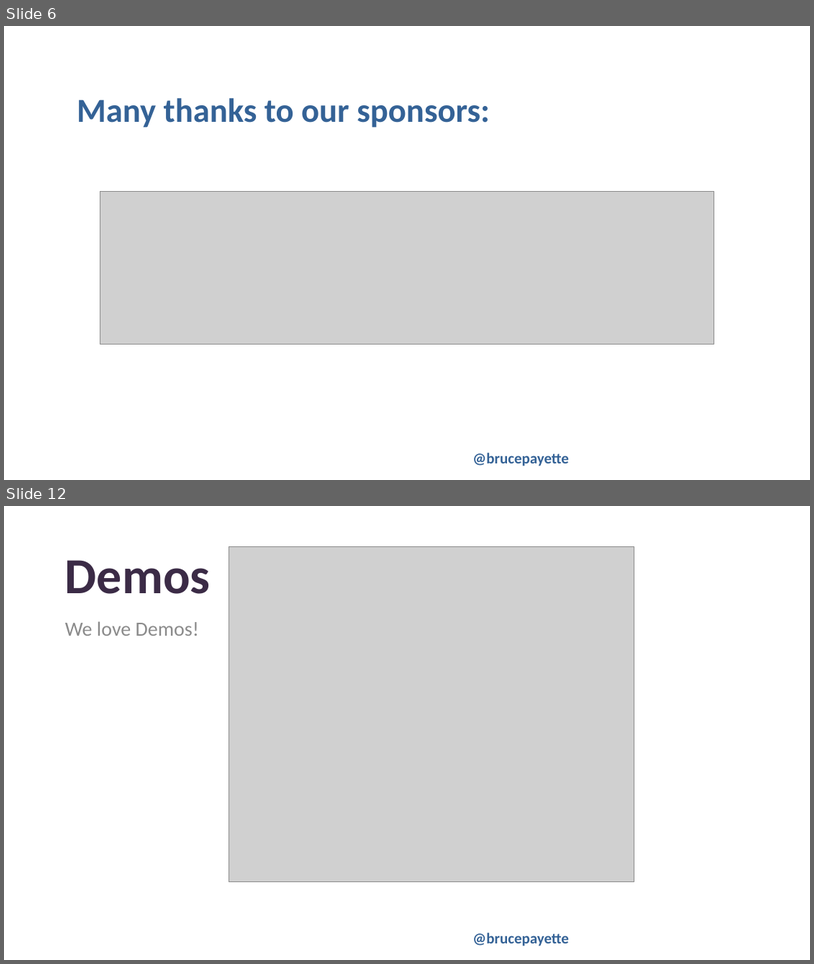
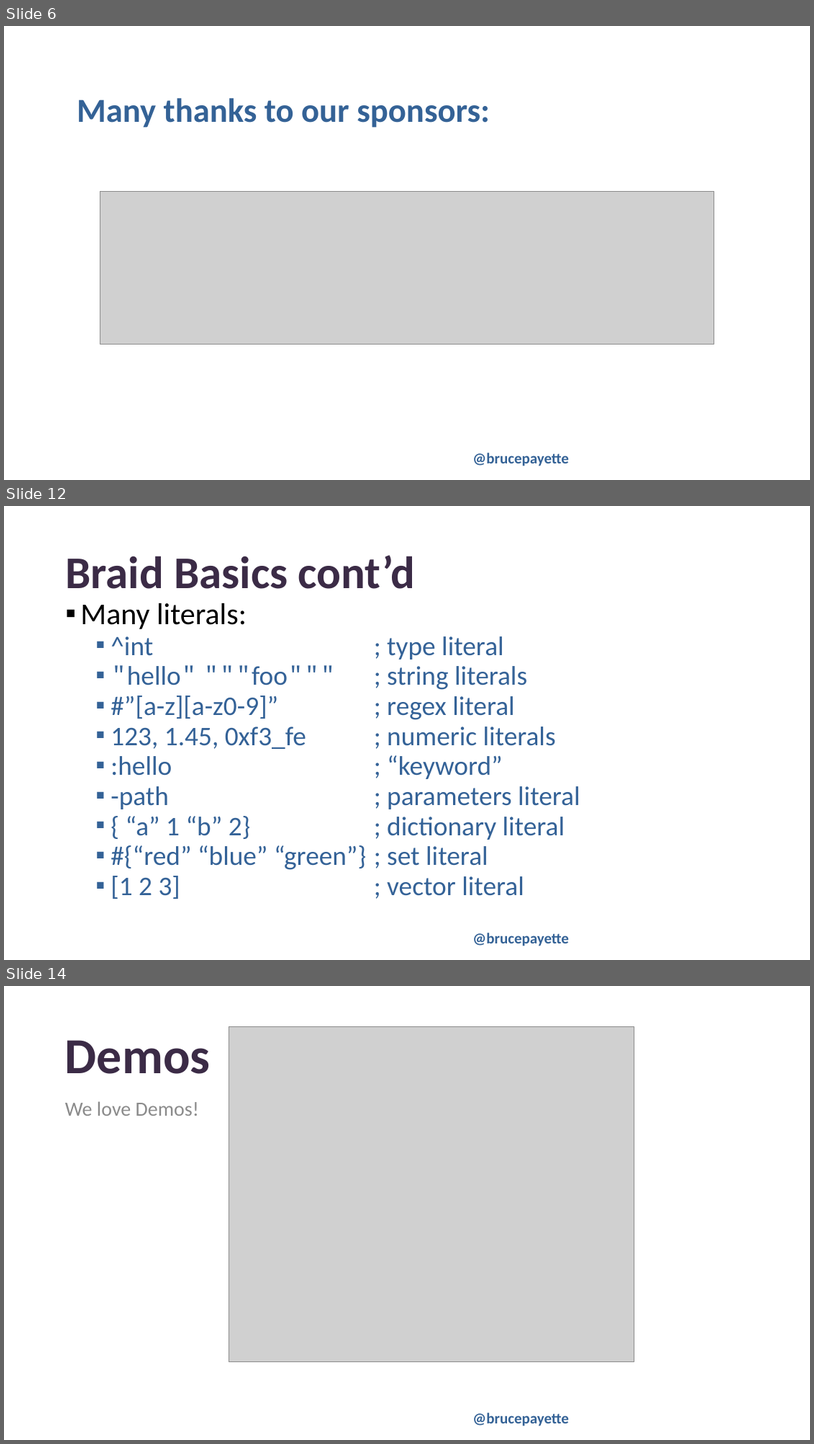
Before and after one commit to BrucePay/PSConfEU2024, a slide deck: payette_2024_braid.pptx. Shown one above the other, each under a label of ours: slides 6 and 12 before the commit, slides 6, 12 and 14 after it; the slides between them are not shown. The pictures are 814x964 and 814x1444 pixels, drawn with LibreOffice and Linux fonts; fonts in the diff are those of the drawing; grey boxes stand for pictures; background and template pictures are left out. Boxes give left, top, right and bottom in pixels: in the first picture for what was removed or moved away, otherwise in the second. Text is boxed around its words. In the diff, an @@ line names an element or a change of style, - is before the commit and + after.

Commit message:
Post presentations. The braid_examples.tl is a start at a tour of braid.

```diff
--- a/payette_2024_braid.pptx
+++ b/payette_2024_braid.pptx
@@ slide 12 added at (4, 506, 810, 960), background picture (left out); not listed: 1 template element that a slide beside it also shows @@
@@ title added at (65, 555, 415, 589), 54 pt, text #3B2B46, bold @@
+Braid Basics cont’d
@@ text added at (80, 603, 581, 898), 32 pt, text #346297 @@
+▪ Many literals:
+  ▪ ^int ; type literal
+  ▪ "hello" """foo""" ; string literals
+  ▪ #”[a-z][a-z0-9]” ; regex literal
+  ▪ 123, 1.45, 0xf3_fe ; numeric literals
+  ▪ :hello ; “keyword”
+  ▪ -path ; parameters literal
+  ▪ { “a” 1 “b” 2} ; dictionary literal
+  ▪ #{“red” “blue” “green”} ; set literal
+  ▪ [1 2 3] ; vector literal
@@ what was slide 12 is now slide 14 @@
```
Also in this commit, not shown: 7 slides changed, 2 other slides added, 1 other file.
